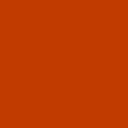
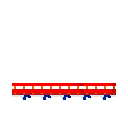
Comparing the layer stacks of the two 128 × 128 images. Changes:
added layer "Layer 7" above "Layer 5" over box(12, 83, 116, 100)
hid "Background" over box(0, 0, 128, 128)
